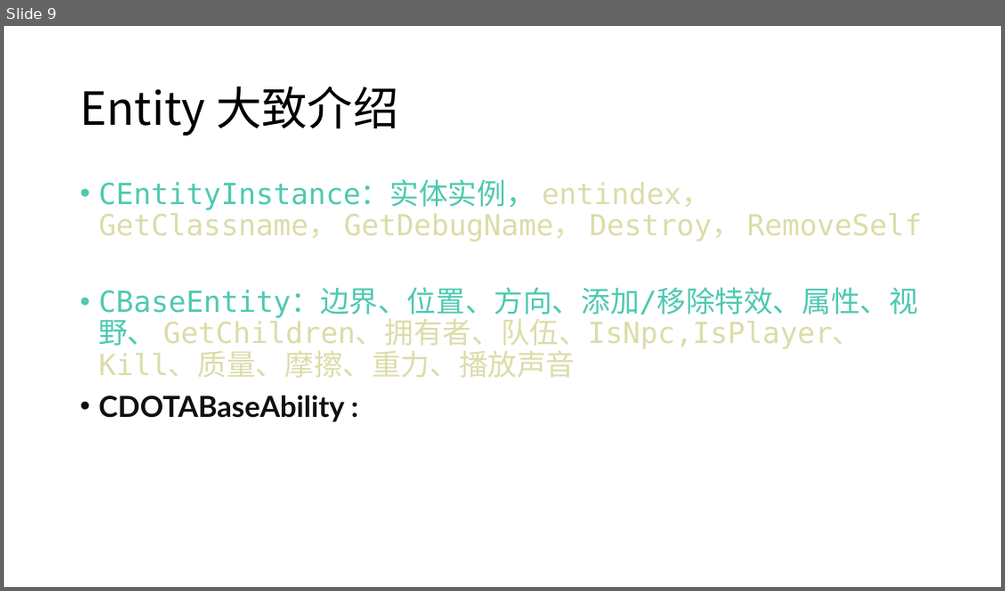
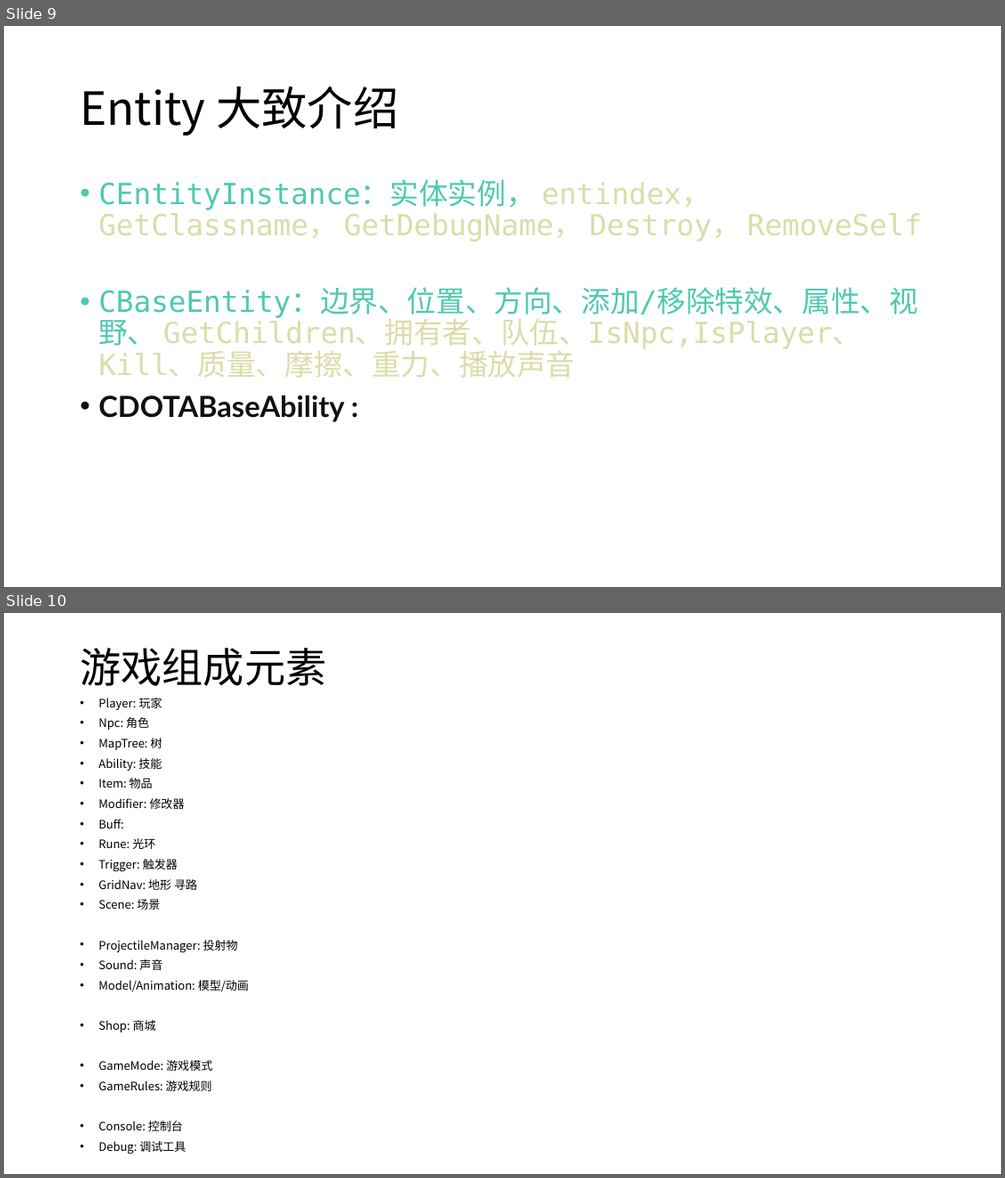
Before and after one commit to ihaiucom/ihaiu.blog, a slide deck: web/dota/dota @moddota dota-lua-types学习笔记.pptx. Shown one above the other, each under a label of ours: slide 9 before the commit, slides 9 and 10 after it. The pictures are 1005x591 and 1005x1178 pixels, drawn with LibreOffice and Linux fonts; fonts in the diff are those of the drawing. Boxes give left, top, right and bottom in pixels: in the first picture for what was removed or moved away, otherwise in the second. Text is boxed around its words. In the diff, an @@ line names an element or a change of style, - is before the commit and + after.

```diff
--- a/web/dota/dota @moddota dota-lua-types学习笔记.pptx
+++ b/web/dota/dota @moddota dota-lua-types学习笔记.pptx
@@ slide 10 added at <box>4,613,1001,1174</box>, background #FFFFFF @@
@@ title added at <box>80,648,326,686</box>, 39.6 pt, text #000000 @@
+游戏组成元素
@@ text added at <box>98,698,249,1154</box>, 11.2 pt, text #000000 @@
+• Player: 玩家
+• Npc: 角色
+• MapTree: 树
+• Ability: 技能
+• Item: 物品
+• Modifier: 修改器
+• Buff:
+• Rune: 光环
+• Trigger: 触发器
+• GridNav: 地形 寻路
+• Scene: 场景
+• ProjectileManager: 投射物
+• Sound: 声音
+• Model/Animation: 模型/动画
+• Shop: 商城
+• GameMode: 游戏模式
+• GameRules: 游戏规则
+• Console: 控制台
+• Debug: 调试工具
```
Also in this commit, not shown: 1 other slide added.
